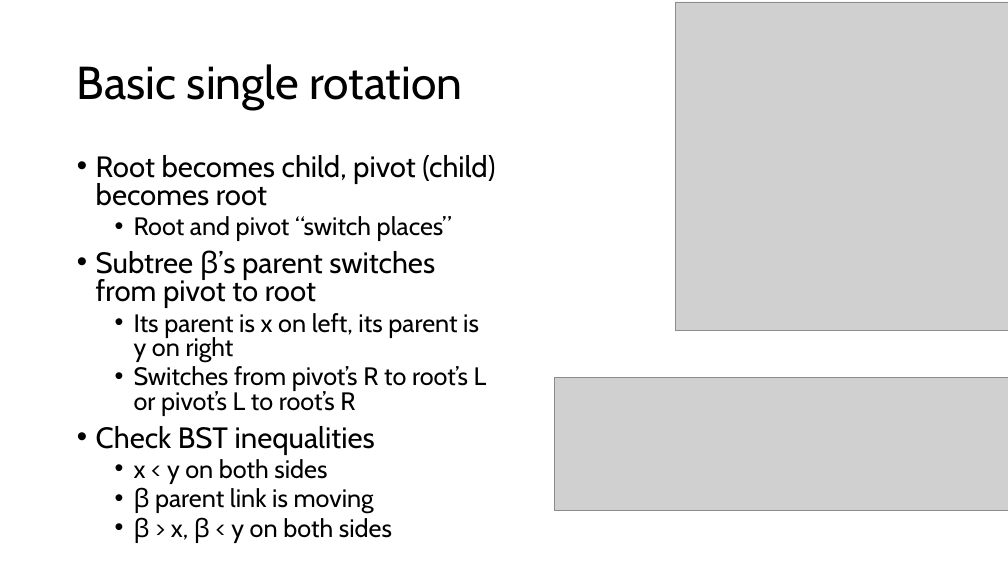
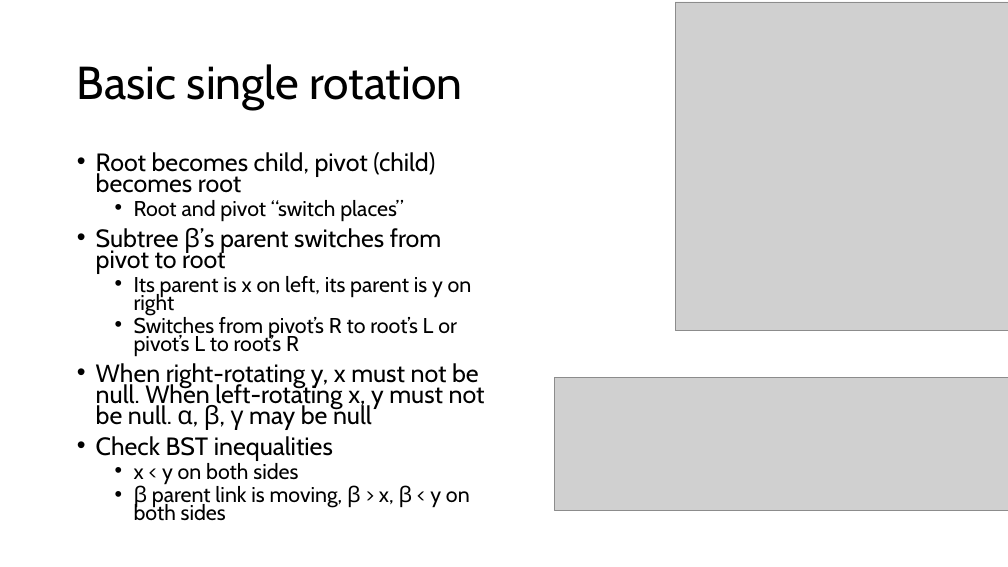
Before and after one commit to comp210ss2/comp210ss2.github.io, a slide deck: slide 11 of slides/L14_15_avl.pptx. Drawn at 1008x567 pixels with LibreOffice and Linux fonts; fonts in the diff are those of the drawing; grey boxes stand for pictures. Boxes give left, top, right and bottom in pixels: in the first picture for what was removed or moved away, otherwise in the second. Text is boxed around its words. In the diff, an @@ line names an element or a change of style, - is before the commit and + after.

```diff
--- a/slides/L14_15_avl.pptx
+++ b/slides/L14_15_avl.pptx
@@ text at bbox=[96, 152, 472, 485]: size 28 to 23.8 pt in "Root becomes child, pivot (child) becomes root", "Subtree β’s parent switches from pivot to ...", "Check BST inequalities"; size 24 to 20.4 pt in "Root and pivot “switch places”", "Its parent is x on left, its ...", "Switches from pivot’s R to root’s L ...", "x < y on both sides"; line spacing 0.8 to 0.7 @@
@@ text at bbox=[96, 363, 485, 430]: paragraph added @@
+• When right-rotating y, x must not be null. When left-rotating x, y must not be null. α, β, γ may be null
@@ text at bbox=[134, 484, 470, 521]: text changed; size 24 to 20.4 pt @@
-  • β parent link is moving
-  • β > x, β < y on both sides
+  • β parent link is moving, β > x, β < y on both sides
```
Also in this commit, not shown: 4 other slides changed, 1 slide added, 1 other file.
